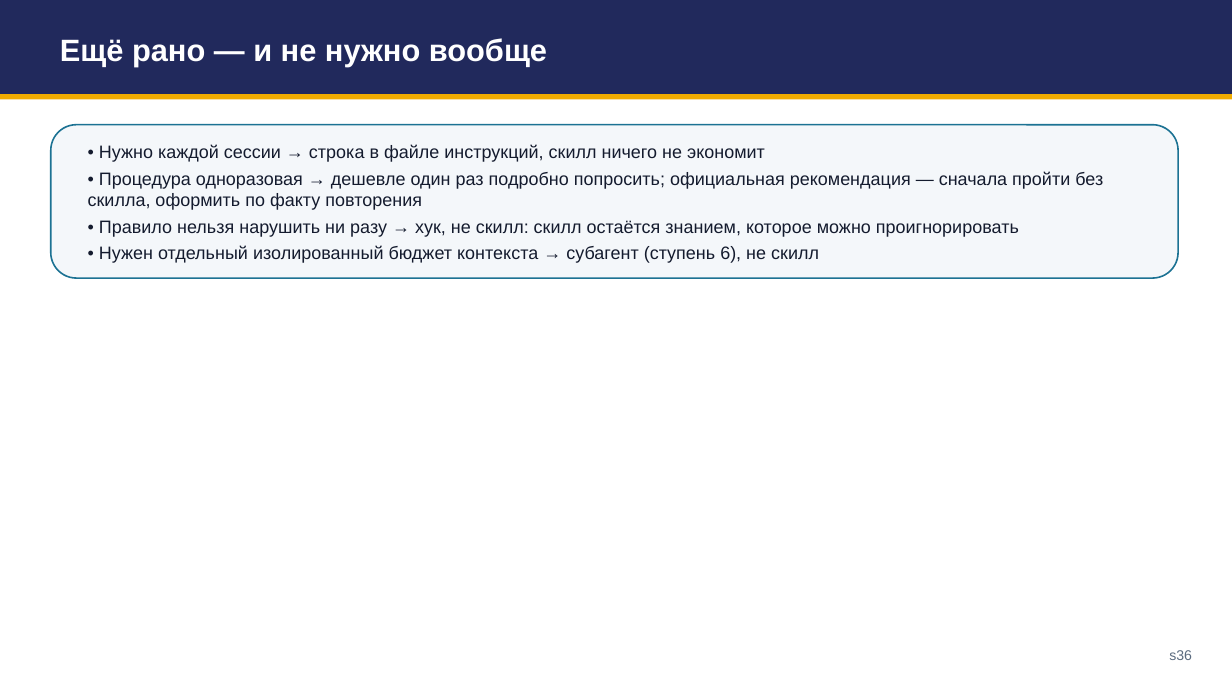
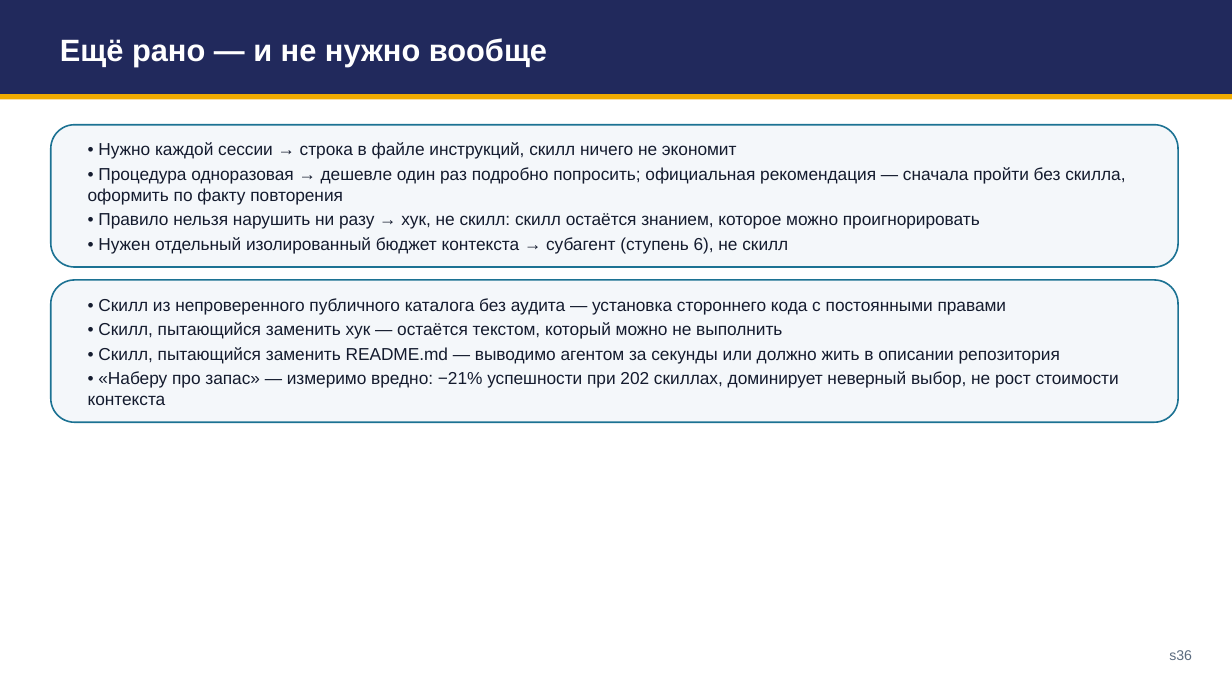
Before and after one commit to tellina-study/AI-usage-lessons, a slide deck: slide 36 of library/seminars/sem-05/rendered/sem-05.pptx. Drawn at 1232x693 pixels with LibreOffice and Linux fonts; fonts in the diff are those of the drawing. Boxes give left, top, right and bottom in pixels: in the first picture for what was removed or moved away, otherwise in the second. Text is boxed around its words. In the diff, an @@ line names an element or a change of style, - is before the commit and + after.

```diff
--- a/library/seminars/sem-05/rendered/sem-05.pptx
+++ b/library/seminars/sem-05/rendered/sem-05.pptx
@@ rounded rectangle: place and size @@
-rounded rectangle at box(51, 125, 1178, 278)
+rounded rectangle at box(51, 125, 1178, 267)
@@ text "• Нужно каждой сессии → ..." at box(88, 142, 1125, 254): size 14 to 13.5 pt; less space between paragraphs @@
@@ rounded rectangle added at box(51, 280, 1178, 422), fill #F4F7FA, outline #1C7293 1.25 pt @@
@@ text added at box(88, 298, 1119, 405), 13.5 pt, text #141B2E @@
+• Скилл из непроверенного публичного каталога без аудита — установка стороннего кода с постоянными правами
+• Скилл, пытающийся заменить хук — остаётся текстом, который можно не выполнить
+• Скилл, пытающийся заменить README.md — выводимо агентом за секунды или должно жить в описании репозитория
+• «Наберу про запас» — измеримо вредно: −21% успешности при 202 скиллах, доминирует неверный выбор, не рост стоимости контекста
```
Also in this commit, not shown: 47 other slides changed, 1 slide added, 1 slide removed, 1 other file.
